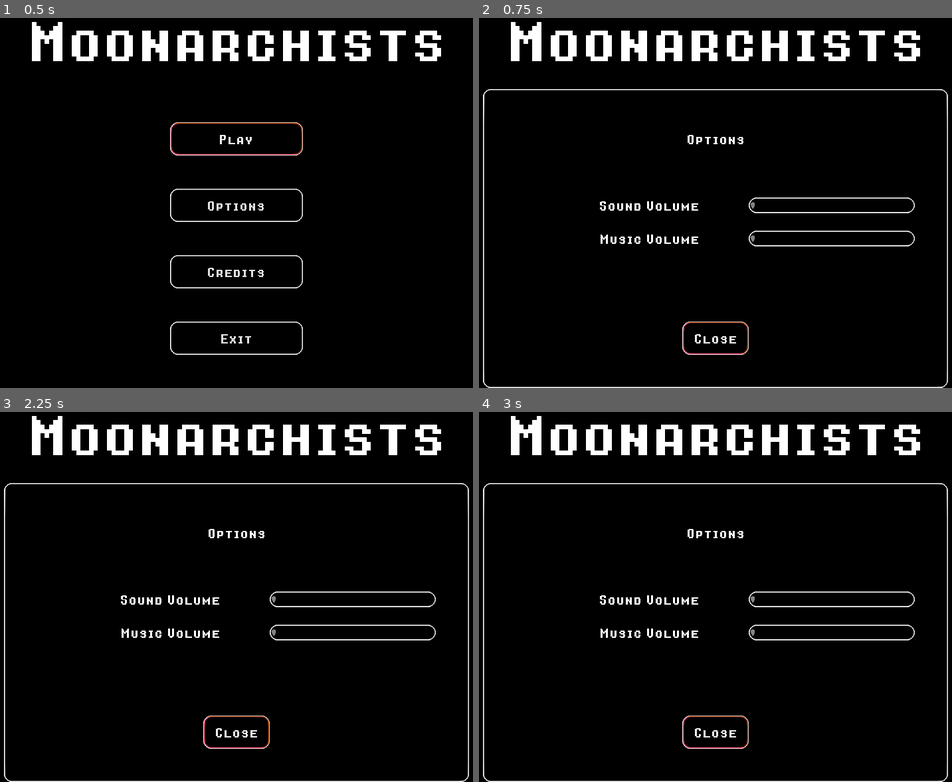
Above: before the commit, frames 1-4 (two rows, left to right).
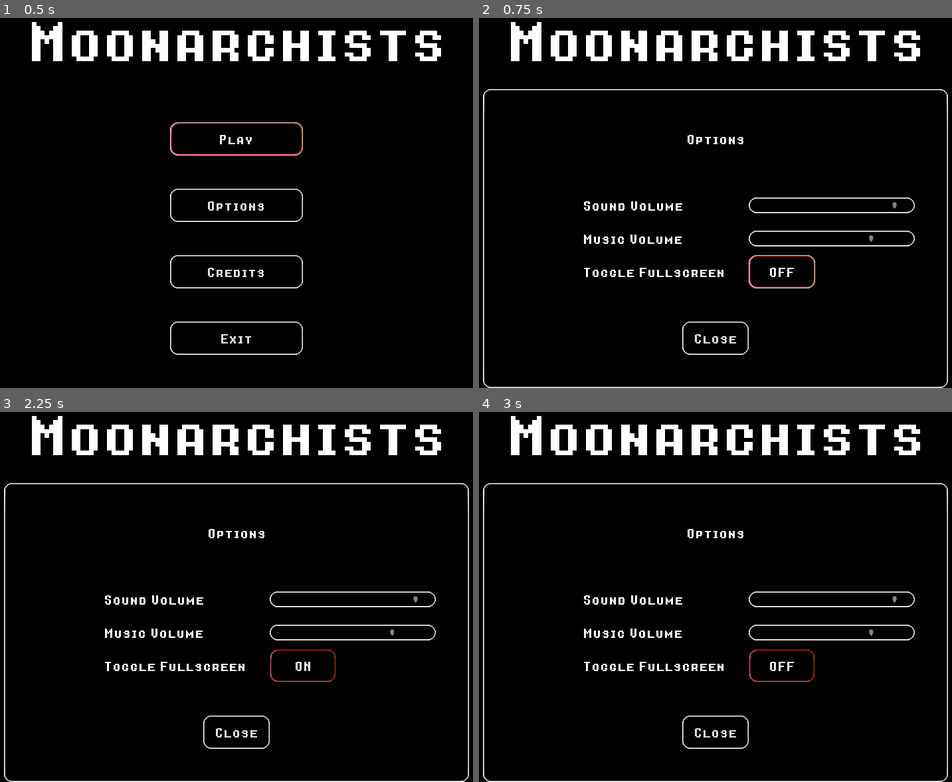
Above: after the commit, the same moments.

Repository: renato-grottesi/moonarchists
Game: Godot game, scene res://Scenes/MainMenu.tscn
Same seed, same stepped clock (60 frames per second), same inputs: the game is played once before the commit and once after it.
Inputs (mouse positions are in pixels of both pictures, inside the frame that each line leads up to):
- Up to frame 1 (0.5 s): no input
- Up to frame 2 (0.75 s): click "Options" at 0.5 s
- Up to frame 3 (2.25 s): click "Credits" at 1.25 s; click (302, 667) at 2 s, where only the run after the commit has a clickable "OFF"
- Up to frame 4 (3 s): click (781, 667) at 2.75 s, where only the run after the commit has a clickable "ON"

Frame 1 is identical in both runs. In frame 2, 1.3% of the frame differs, in the area x 22-89%, y 49-92%; in frame 3, 1.3%; in frame 4, 1.3%.

Commit message:
fixing some bugs, cleaning some code, adding some story

Diff:
--- a/Game/Asteroid.gd
+++ b/Game/Asteroid.gd
@@ -1,8 +1,10 @@
 extends StaticBody2D
+
 export (float) var speed : float = 1.0
+signal damage()
+
 var explosion_pos = Vector2(0, 0)
 var done = false
-signal damage()
 
 func hit():
 	if !done:
@@ -16,15 +18,12 @@
 		$Timer.start()
 		$Explosion.restart()
 		emit_signal("damage")
-	pass
 
 func _on_Timer_timeout():
 	queue_free()
-	pass
 
 func _process(delta):
 	if done :
 		position = explosion_pos
 	if global_position.length() < 60 :
 		hit()
-	pass
--- a/Game/Level01.tscn
+++ b/Game/Level01.tscn
@@ -21,7 +21,7 @@
 [node name="Label" parent="HUD/Opening" index="0"]
 text = "
 We installed a mini-moon
-generator on your moon.
+generator in this moon.
 Use it to shoot at enemy planets
 and push them to their doom!
 
--- a/Game/Level02.tscn
+++ b/Game/Level02.tscn
@@ -24,3 +24,13 @@
 impulse0 = Vector2( -500, -500 )
 texture = ExtResource( 5 )
 moons_count = 3
+
+[node name="Label" parent="HUD/Opening" index="0"]
+text = "
+Those planets are surrounded
+by asteroids.
+
+Feel free to destroy
+them if you need to,
+but try to not waste
+shots on them if you can."
--- a/Game/Level03.tscn
+++ b/Game/Level03.tscn
@@ -30,3 +30,14 @@
 position = Vector2( -470, 0 )
 impulse0 = Vector2( -500, -800 )
 texture = ExtResource( 6 )
+
+[node name="Label" parent="HUD/Opening" index="0"]
+text = "
+The planets federation is
+starting to suspect that
+the moonarchists are
+involved in the attacks.
+
+We must finish the work
+before they understand
+our technology!"
--- a/Game/Level04.tscn
+++ b/Game/Level04.tscn
@@ -34,6 +34,9 @@
 [node name="Label" parent="HUD/Opening" index="0"]
 text = "
 There is another rougue moon
+associated with
+the moonarchists
 in this planetary system.
 
-Be carefull and do not break it!"
+Be carefull and
+do not destroy it!"
--- a/Game/Level05.tscn
+++ b/Game/Level05.tscn
@@ -35,3 +35,13 @@
 position = Vector2( 300, -200 )
 impulse0 = Vector2( 500, -1000 )
 texture = ExtResource( 4 )
+
+[node name="Label" parent="HUD/Opening" index="0"]
+text = "
+Those planets are orbiting
+crazy fast, but you are
+the best stooter there is!
+
+We detect two moonarchists
+affiliated moons, be carefull.
+"
--- a/Game/Level07.tscn
+++ b/Game/Level07.tscn
@@ -32,4 +32,4 @@
 
 I only see two ways out of here:
 hit yourself to gain speed,
-or slingshot your shoots."
+or slingshot your shots."
--- a/Game/Level08.tscn
+++ b/Game/Level08.tscn
@@ -4,7 +4,7 @@
 [ext_resource path="res://Game/NeutralMoon.tscn" type="PackedScene" id=2]
 [ext_resource path="res://Sprites/moon.png" type="Texture" id=3]
 [ext_resource path="res://Sprites/saturn.png" type="Texture" id=4]
-[ext_resource path="res://Sprites/efisto.png" type="Texture" id=6]
+[ext_resource path="res://Sprites/earth.png" type="Texture" id=5]
 
 [node name="Level08" instance=ExtResource( 1 )]
 current_level = 8
@@ -26,8 +26,17 @@
 impulse0 = Vector2( -600, 600 )
 texture = ExtResource( 4 )
 
-[node name="Efisto" parent="Bodies" index="2" instance=ExtResource( 2 )]
+[node name="Terra" parent="Bodies" index="2" instance=ExtResource( 2 )]
 position = Vector2( -250, 75 )
 impulse0 = Vector2( 500, 1000 )
-texture = ExtResource( 6 )
+texture = ExtResource( 5 )
 moons_count = 2
+
+[node name="Label" parent="HUD/Opening" index="0"]
+text = "
+That Earth-like planet is where
+the planets federation
+head quarters reside.
+
+Get rid of them and we'll
+finally be free!"
--- a/Game/MassBullet.gd
+++ b/Game/MassBullet.gd
@@ -1,10 +1,13 @@
 extends "res://Game/CelestialBody.gd"
+
+export (bool) var is_asteroid : bool = false
+signal damage()
+
+const asteroid_texture = preload("res://Sprites/asteroid.png")
+const Asteroid = preload("res://Game/Asteroid.gd")
+
 var done = false
 var explosion_pos = Vector2(0, 0)
-var asteroid_texture = preload("res://Sprites/asteroid.png")
-const Asteroid = preload("res://Game/Asteroid.gd")
-export (bool) var is_asteroid : bool = false
-signal damage()
 
 func _ready():
 	if !is_asteroid:
@@ -12,18 +15,15 @@
 		$ShootSound.set_volume_db(Global.get_sound_volume_db())
 	else:
 		$Sprite.set_texture(asteroid_texture)
-	pass
 
 func _on_Timer_timeout():
 	queue_free()
-	pass
 
 func _physics_process(delta):
 	if done :
 		position = explosion_pos
 		linear_velocity = Vector2(0, 0)
 		angular_velocity = 0
-	pass
 
 func _on_MassBullet_body_entered(body):
 	if body is Asteroid:
@@ -38,4 +38,3 @@
 	$Timer.start()
 	$Explosion.restart()
 	emit_signal("damage")
-	pass
--- a/Game/Moon.gd
+++ b/Game/Moon.gd
@@ -1,21 +1,21 @@
 extends "res://Game/CelestialBody.gd"
+
+export (Vector2) var impulse0 : Vector2 = Vector2(0, 0)
 
 signal shoot(moon_speed)
 signal destroyed()
 signal heath(health)
 signal damage()
 
-export (Vector2) var impulse0 : Vector2 = Vector2(0, 0)
-
 const MassBullet = preload("res://Game/MassBullet.gd")
 const NeutralMoon = preload("res://Game/NeutralMoon.gd")
+const Asteroid = preload("res://Game/Asteroid.gd")
 
 var health = 100;
 
 func _ready():
 	apply_impulse(Vector2(0, 0), impulse0);
 	emit_signal("heath", health)
-	pass
 
 func _physics_process(delta):
 	rotation = 0
@@ -50,8 +50,13 @@
 	elif body is NeutralMoon:
 		health -= 30;
 		emit_signal("damage")
+	elif body is Asteroid:
+		health -= 15;
+		emit_signal("damage")
 	else:
 		health = 0;
+	if health <= 0:
+		health = 0
 	emit_signal("heath", health)
 	if health < 1:
 		$SpriteMoon.visible = false;
@@ -59,4 +64,3 @@
 		collision_layer = 0
 		collision_mask = 0
 		emit_signal("destroyed")
-	pass
--- a/Game/NeutralMoon.gd
+++ b/Game/NeutralMoon.gd
@@ -7,11 +7,11 @@
 
 signal damage()
 
-var asteroid_scene = preload("res://Game/Asteroid.tscn")
+const asteroid_scene = preload("res://Game/Asteroid.tscn")
 const Asteroid = preload("res://Game/Asteroid.gd")
+
 var time = 0.0
 var last_pos
-
 var rng = RandomNumberGenerator.new()
 
 func _ready():
@@ -29,7 +29,6 @@
 		asteroid.speed = rng.randf_range(0, 2) + 1
 		asteroid.connect("damage", self, "on_asteroid_damage")
 		$Satellites.add_child(asteroid);
-	pass
 
 func on_asteroid_damage():
 	emit_signal("damage")
@@ -46,4 +45,3 @@
 		emit_signal("damage")
 	if body is Asteroid:
 		body.hit()
-	pass
--- a/Game/Universe.gd
+++ b/Game/Universe.gd
@@ -5,16 +5,18 @@
 export (int) var asteroids_count : int = 0
 export (int) var asteroids_offset : int = 200
 
-var mass_bullet_scene = preload("res://Game/MassBullet.tscn")
-var star_texture = preload("res://Sprites/star_full.png")
-var asteroid_scene = preload("res://Game/Asteroid.tscn")
+const mass_bullet_scene = preload("res://Game/MassBullet.tscn")
+const star_texture = preload("res://Sprites/star_full.png")
+const asteroid_scene = preload("res://Game/Asteroid.tscn")
 const Asteroid = preload("res://Game/Asteroid.gd")
+const opening_duration = 4
+const gravity_k = 0.1
+const bullet_speed_k = 12
 
+var com_rotation = 0
 var shoots = 0;
 var game_over = false;
-
 var rng = RandomNumberGenerator.new()
-var com_rotation = 0
 
 func _ready():
 	Input.set_mouse_mode(Input.MOUSE_MODE_CAPTURED)
@@ -33,9 +35,10 @@
 		$Asteroids.add_child(asteroid);
 	for B in $Bodies.get_children():
 		B.connect("damage", self, "shake_it")
-	pass
 
 func _process(delta):
+	if $HUD/Opening.visible:
+		$HUD/Opening/Label.percent_visible = 1 - $HUD/Opening/Timer.time_left/opening_duration
 	com_rotation += delta * 8
 	var com_transform = Transform2D(com_rotation, Vector2(0, 0))
 	$CenterOfMass/SpriteBack.transform = com_transform.scaled(Vector2(3, 0.20))
@@ -67,19 +70,22 @@
 		rand_range(-1.0, 1.0) * shake_amount \
 	))
 
-	pass
-
 func _physics_process(delta):
 	for B in $Bodies.get_children():
-		B.attract_to($CenterOfMass.position, 0.1)
+		B.attract_to($CenterOfMass.position, gravity_k)
 	for A in $Asteroids.get_children():
 		A.position = A.position.rotated(delta*A.speed)
 	for B in $Bullets.get_children():
-		B.attract_to($CenterOfMass.position, 0.1)
+		B.attract_to($CenterOfMass.position, gravity_k)
 		# Bullets feel planets' gragity to make it easier to hit them
 		for P in $Bodies.get_children():
-			B.attract_to(P.position, 0.01)
-	$Moon.attract_to($CenterOfMass.position, 0.1)
+			B.attract_to(P.position, gravity_k/10)
+	$Moon.attract_to($CenterOfMass.position, gravity_k)
+
+func _input(event):
+	if $HUD/Opening.visible:
+		if (event is InputEventMouseButton) or (event is InputEventKey):
+			$HUD/Opening/Timer.start(0.001)
 
 func _unhandled_input(event):
 	if event is InputEventKey:
@@ -91,12 +97,11 @@
 	if !game_over:
 		var mass_bullet_instance = mass_bullet_scene.instance();
 		mass_bullet_instance.position = $Moon.position + moon_speed
-		mass_bullet_instance.linear_velocity = moon_speed * 10
+		mass_bullet_instance.linear_velocity = moon_speed * bullet_speed_k
 		mass_bullet_instance.connect("damage", self, "shake_it")
 		$Bullets.add_child(mass_bullet_instance);
 		shoots += 1;
 		$HUD/Score.text = "Shoots: " + String(shoots)
-	pass
 
 func _on_Moon_destroyed():
 	if !game_over:
@@ -105,32 +110,26 @@
 		$ExplosionSound.set_volume_db(Global.get_sound_volume_db())
 		if ! $HUD/Victory.visible:
 			$HUD/Lost.popup()
-	pass
 
 func _on_Moon_heath(health):
 	if !game_over:
 		$HUD/HealthBar.health = health;
-	pass
 
 func _on_CloseVictory_pressed():
 	if next_level != 0 :
 		Global.goto_scene(Global.levels[next_level])
 	else:
 		$HUD/LastLevel.popup()
-	pass
 
 func _on_LastLevelVictory_pressed():
 	Global.goto_scene(Global.levels[next_level])
-	pass
 
 func _on_CloseOpening_pressed():
 	Input.set_mouse_mode(Input.MOUSE_MODE_VISIBLE)
 	$HUD/Opening.hide()
-	pass
 
 func _on_LostQuit_pressed():
 	Global.goto_scene(Global.levels[0])
-	pass
 
 func _on_Victory_about_to_show():
 	Input.set_mouse_mode(Input.MOUSE_MODE_VISIBLE)
@@ -153,24 +152,20 @@
 	if next_level > 0:
 		if Global.level_status[next_level-1] > 6:
 			Global.level_status[next_level-1] = 6
-	pass
 
 func _on_Lost_about_to_show():
 	Input.set_mouse_mode(Input.MOUSE_MODE_VISIBLE)
 	$HUD/Lost/LostRetry.grab_focus()
-	pass
 
 func _on_Retry_pressed():
 	var stars = Global.level_status[current_level-1]
 	if stars > 3 :
 		Global.level_status[current_level-1] = 5
 	Global.goto_scene(Global.levels[current_level])
-	pass
 
 func shake_it():
 	$Camera/Shake.start()
-	pass
 
 func _on_Opening_about_to_show():
 	Input.set_mouse_mode(Input.MOUSE_MODE_VISIBLE)
-	pass
+	$HUD/Opening/Timer.start(opening_duration)
--- a/Game/Universe.tscn
+++ b/Game/Universe.tscn
@@ -202,6 +202,10 @@
 custom_fonts/font = ExtResource( 4 )
 text = "Close"
 
+[node name="Timer" type="Timer" parent="HUD/Opening"]
+wait_time = 2.0
+one_shot = true
+
 [node name="LastLevel" type="PopupDialog" parent="HUD"]
 margin_left = 256.0
 margin_top = 192.0
--- a/Global.gd
+++ b/Global.gd
@@ -1,8 +1,11 @@
 extends Node
+
+const game_version = 12
 
 var current_scene = null
 var music_volume = 75
 var sound_volume = 90
+var music
 
 var levels = [
 	"res://Scenes/MainMenu.tscn",
@@ -32,8 +35,6 @@
 	7,
 ]
 
-var music
-
 func _ready():
 	#save_game()
 	load_game()
@@ -49,26 +50,27 @@
 
 func _process(delta):
 	play_music()
-	pass
 
 func save_game() :
 	var save_file = File.new()
 	save_file.open("user://savegame.save", File.WRITE)
+	save_file.store_8(game_version)
 	for E in level_status:
 		save_file.store_8(E);
 	save_file.store_8(sound_volume)
 	save_file.store_8(music_volume)
 	save_file.close()
-	pass
 
 func load_game() :
 	var load_file = File.new()
-	load_file.open("user://savegame.save", File.READ)
-	for n in range(level_status.size()) :
-		level_status[n] = load_file.get_8()
-	sound_volume = load_file.get_8()
-	music_volume = load_file.get_8()
-	pass
+	if load_file.file_exists("user://savegame.save"):
+		load_file.open("user://savegame.save", File.READ)
+		var version = load_file.get_8()
+		if version == game_version:
+			for n in range(level_status.size()) :
+				level_status[n] = load_file.get_8()
+			sound_volume = load_file.get_8()
+			music_volume = load_file.get_8()
 
 func goto_scene(path):
 	# This function will usually be called from a signal callback,
@@ -76,27 +78,16 @@
 	# Deleting the current scene at this point is
 	# a bad idea, because it may still be executing code.
 	# This will result in a crash or unexpected behavior.
-
 	# The solution is to defer the load to a later time, when
 	# we can be sure that no code from the current scene is running:
-
 	call_deferred("_deferred_goto_scene", path)
 
 func _deferred_goto_scene(path):
-	# It is now safe to remove the current scene
 	current_scene.free()
 	save_game()
-
-	# Load the new scene.
 	var s = ResourceLoader.load(path)
-
-	# Instance the new scene.
 	current_scene = s.instance()
-
-	# Add it to the active scene, as child of root.
 	get_tree().get_root().add_child(current_scene)
-
-	# Optionally, to make it compatible with the SceneTree.change_scene() API.
 	get_tree().set_current_scene(current_scene)
 
 func play_music() :
--- a/Scenes/MainMenu.gd
+++ b/Scenes/MainMenu.gd
@@ -1,14 +1,22 @@
 extends Control
+
+const story_duration = 8
 
 var click_start;
 
 func _ready():
 	$Play.grab_focus()
+	fullscreen_text()
 	Input.set_mouse_mode(Input.MOUSE_MODE_VISIBLE)
-	pass
 
 func _process(delta):
-	pass
+	if $StoryIntro.visible:
+		$StoryIntro/Label.percent_visible = 1 - $StoryIntro/Timer.time_left/story_duration
+
+func _input(event):
+	if $StoryIntro.visible:
+		if (event is InputEventMouseButton) or (event is InputEventKey):
+			$StoryIntro/Timer.start(0.001)
 
 func _unhandled_input(event):
 	if event is InputEventKey:
@@ -17,46 +25,55 @@
 
 func _on_exit_pressed():
 	get_tree().quit()
-	pass
 
 func _on_play_pressed():
-	$Levels.popup()
-	pass
+	if Global.level_status[0] < 6:
+		$Levels.popup()
+	else:
+		$StoryIntro.popup()
 
 func _on_Options_pressed():
 	$OptionsDialog.popup()
-	pass
 
 func _on_CloseCreditsDialog_pressed():
 	$CreditsDialog.hide()
-	pass
 
 func _on_Credits_pressed():
 	$CreditsDialog.popup()
-	pass
 
 func _on_CloseOptionsDialog_pressed():
 	$OptionsDialog.hide()
-	pass
 
 func _on_CloseLevelsDialog_pressed():
 	$Levels.hide()
-	pass
 
 func _on_SoundSlider_value_changed(value):
 	Global.set_sound_volume(value)
-	pass
 
 func _on_MusicSlider_value_changed(value):
 	Global.set_music_volume(value)
-	pass
 
 func _on_OptionsDialog_about_to_show():
 	$OptionsDialog/SoundSlider.value = Global.get_sound_volume()
 	$OptionsDialog/MusicSlider.value = Global.get_music_volume()
-	pass
 
 func _on_OptionsDialog_popup_hide():
 	# Save the sound and music volumes
 	Global.save_game()
-	pass
+
+func _on_ToggleFullScreen_pressed():
+	OS.window_fullscreen = !OS.window_fullscreen
+	fullscreen_text()
+
+func fullscreen_text():
+	if OS.window_fullscreen:
+		$OptionsDialog/ToggleFullScreen.text = "ON"
+	else:
+		$OptionsDialog/ToggleFullScreen.text = "OFF"
+
+func _on_CloseStoryDialog_pressed():
+	$StoryIntro.hide()
+	$Levels.popup()
+
+func _on_StoryIntro_about_to_show():
+	$StoryIntro/Timer.start(story_duration)
--- a/Scenes/MainMenu.tscn
+++ b/Scenes/MainMenu.tscn
@@ -157,7 +157,7 @@
 custom_fonts/font = ExtResource( 2 )
 text = "Close"
 
-[node name="OptionsDialog" type="PopupDialog" parent="."]
+[node name="StoryIntro" type="PopupDialog" parent="."]
 margin_left = 64.0
 margin_top = 192.0
 margin_right = 960.0
@@ -168,6 +168,54 @@
 "_edit_use_anchors_": false
 }
 
+[node name="Label" type="Label" parent="StoryIntro"]
+margin_left = 64.0
+margin_top = 64.0
+margin_right = 832.0
+margin_bottom = 251.0
+custom_fonts/font = ExtResource( 2 )
+text = "After years of oppression and mining exploitation
+for helium-3 from the energy-hungry planets
+federation, the natives of the moons organized
+themselves into an anarchic association called
+the moonarchists.
+Some of their best engineers worked in secret to
+create a generator capable of shooting mini-moons
+summoned from a different dimension.
+Due to your fame as the best video-game player,
+they put in charge of operating the weapon."
+align = 1
+__meta__ = {
+"_edit_use_anchors_": false
+}
+
+[node name="CloseStoryDialog" type="Button" parent="StoryIntro"]
+margin_left = 384.0
+margin_top = 448.0
+margin_right = 512.0
+margin_bottom = 512.0
+custom_styles/hover = ExtResource( 4 )
+custom_styles/pressed = ExtResource( 5 )
+custom_styles/focus = ExtResource( 4 )
+custom_styles/disabled = ExtResource( 3 )
+custom_styles/normal = ExtResource( 3 )
+custom_fonts/font = ExtResource( 2 )
+text = "Close"
+
+[node name="Timer" type="Timer" parent="StoryIntro"]
+one_shot = true
+
+[node name="OptionsDialog" type="PopupDialog" parent="."]
+margin_left = 64.0
+margin_top = 192.0
+margin_right = 960.0
+margin_bottom = 768.0
+custom_styles/panel = ExtResource( 3 )
+popup_exclusive = true
+__meta__ = {
+"_edit_use_anchors_": false
+}
+
 [node name="Title" type="Label" parent="OptionsDialog"]
 margin_left = 320.0
 margin_top = 64.0
@@ -188,7 +236,6 @@
 margin_bottom = 256.0
 custom_fonts/font = ExtResource( 2 )
 text = "Sound Volume"
-align = 1
 valign = 1
 __meta__ = {
 "_edit_use_anchors_": false
@@ -201,13 +248,37 @@
 margin_bottom = 320.0
 custom_fonts/font = ExtResource( 2 )
 text = "Music Volume"
-align = 1
 valign = 1
 __meta__ = {
 "_edit_use_anchors_": false
 }
 
-[node name="CloseOptionsDialog" type="Button" parent="OptionsDialog"]
+[node name="FullScreen" type="Label" parent="OptionsDialog"]
+margin_left = 192.0
+margin_top = 320.0
+margin_right = 464.0
+margin_bottom = 384.0
+custom_fonts/font = ExtResource( 2 )
+text = "Toggle Fullscreen"
+valign = 1
+__meta__ = {
+"_edit_use_anchors_": false
+}
+
+[node name="ToggleFullScreen" type="Button" parent="OptionsDialog"]
+margin_left = 512.0
+margin_top = 320.0
+margin_right = 640.0
+margin_bottom = 384.0
+custom_styles/hover = ExtResource( 4 )
+custom_styles/pressed = ExtResource( 5 )
+custom_styles/focus = ExtResource( 4 )
+custom_styles/disabled = ExtResource( 3 )
+custom_styles/normal = ExtResource( 3 )
+custom_fonts/font = ExtResource( 2 )
+text = "OFF"
+
+[node name="CloseOptionsDialog2" type="Button" parent="OptionsDialog"]
 margin_left = 384.0
 margin_top = 448.0
 margin_right = 512.0
@@ -333,9 +404,12 @@
 [connection signal="pressed" from="Credits" to="." method="_on_Credits_pressed"]
 [connection signal="pressed" from="Exit" to="." method="_on_exit_pressed"]
 [connection signal="pressed" from="CreditsDialog/CloseCreditsDialog" to="." method="_on_CloseCreditsDialog_pressed"]
+[connection signal="about_to_show" from="StoryIntro" to="." method="_on_StoryIntro_about_to_show"]
+[connection signal="pressed" from="StoryIntro/CloseStoryDialog" to="." method="_on_CloseStoryDialog_pressed"]
 [connection signal="about_to_show" from="OptionsDialog" to="." method="_on_OptionsDialog_about_to_show"]
 [connection signal="popup_hide" from="OptionsDialog" to="." method="_on_OptionsDialog_popup_hide"]
-[connection signal="pressed" from="OptionsDialog/CloseOptionsDialog" to="." method="_on_CloseOptionsDialog_pressed"]
+[connection signal="pressed" from="OptionsDialog/ToggleFullScreen" to="." method="_on_ToggleFullScreen_pressed"]
+[connection signal="pressed" from="OptionsDialog/CloseOptionsDialog2" to="." method="_on_CloseOptionsDialog_pressed"]
 [connection signal="value_changed" from="OptionsDialog/SoundSlider" to="." method="_on_SoundSlider_value_changed"]
 [connection signal="value_changed" from="OptionsDialog/MusicSlider" to="." method="_on_MusicSlider_value_changed"]
 [connection signal="pressed" from="Levels/CloseLevelsDialog" to="." method="_on_CloseLevelsDialog_pressed"]
--- a/UI/HealthBar.gd
+++ b/UI/HealthBar.gd
@@ -1,6 +1,7 @@
 extends Control
 
 export (int) var health setget _set_health, _get_health
+
 var initial_position
 var animated_health = 100
 
@@ -8,7 +9,6 @@
 	$Foreground.region_enabled = true
 	$Foreground.region_rect = Rect2(0, 0, 256, 32)
 	initial_position = $Foreground.position
-	pass
 
 func _process(delta):
 	if animated_health > health:
@@ -20,10 +20,10 @@
 	$Particles.position = Vector2(width, 8)
 	$Foreground.region_rect = Rect2(0, 0, width, 32)
 	$Foreground.position = initial_position - Vector2((256-width)/2, 0)
-	pass
 
 func _set_health(h):
 	if animated_health < 0:
+		health = 0
 		animated_health = health
 	health = h
 
--- a/UI/LevelButton.gd
+++ b/UI/LevelButton.gd
@@ -3,7 +3,7 @@
 export (int) var level_number : int = 1
 export (String) var level_name : String = "01"
 
-var star_texture = preload("res://Sprites/star_full.png")
+const star_texture = preload("res://Sprites/star_full.png")
 
 func _ready():
 	$Name.text = level_name
@@ -23,10 +23,8 @@
 		$Star1.hide()
 		$Star2.hide()
 		$Star3.hide()
-	pass
 
 func _on_Level_pressed():
 	var stars = Global.level_status[level_number-1]
 	if stars < 7:
 		Global.goto_scene(Global.levels[level_number])
-	pass
